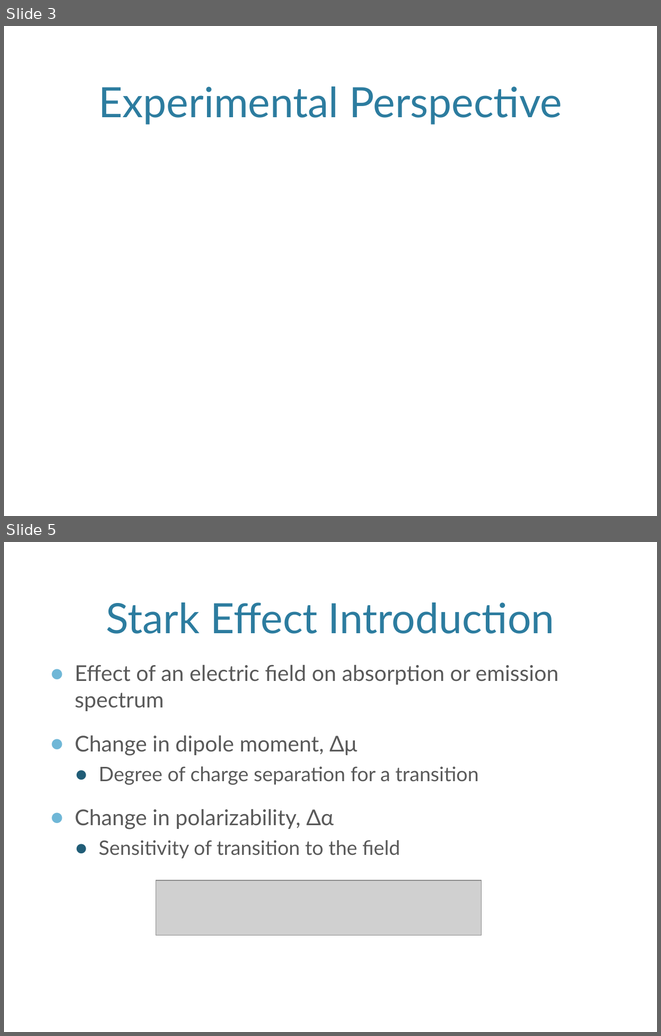
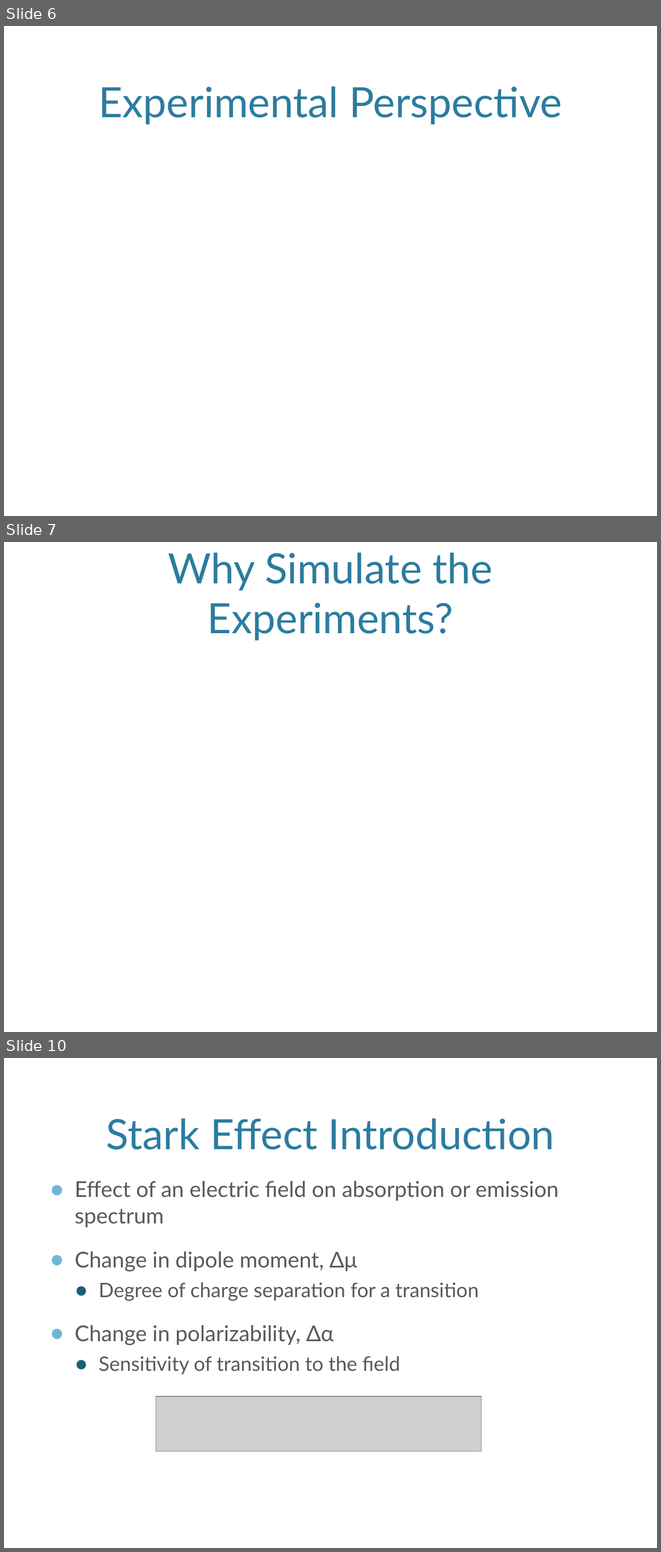
Before and after one commit to jjradler/565projectSp16, a slide deck: 565Presentation.pptx. Shown one above the other, each under a label of ours: slides 3 and 5 before the commit, slides 6, 7 and 10 after it; the slides between them are not shown. The pictures are 661x1036 and 661x1552 pixels, drawn with LibreOffice and Linux fonts; fonts in the diff are those of the drawing; grey boxes stand for pictures; background and template pictures are left out. Boxes give left, top, right and bottom in pixels: in the first picture for what was removed or moved away, otherwise in the second. Text is boxed around its words. In the diff, an @@ line names an element or a change of style, - is before the commit and + after.

```diff
--- a/565Presentation.pptx
+++ b/565Presentation.pptx
@@ slide 7 added at (4,542,657,1032), background picture (left out) @@
@@ title added at (168,553,493,641), 46 pt, text #2C7C9F @@
+Why Simulate the Experiments?
@@ what was slide 3 is now slide 6 @@
@@ what was slide 5 is now slide 10 @@
```
Also in this commit, not shown: 2 slides changed, 5 other slides added, 1 slide removed.
